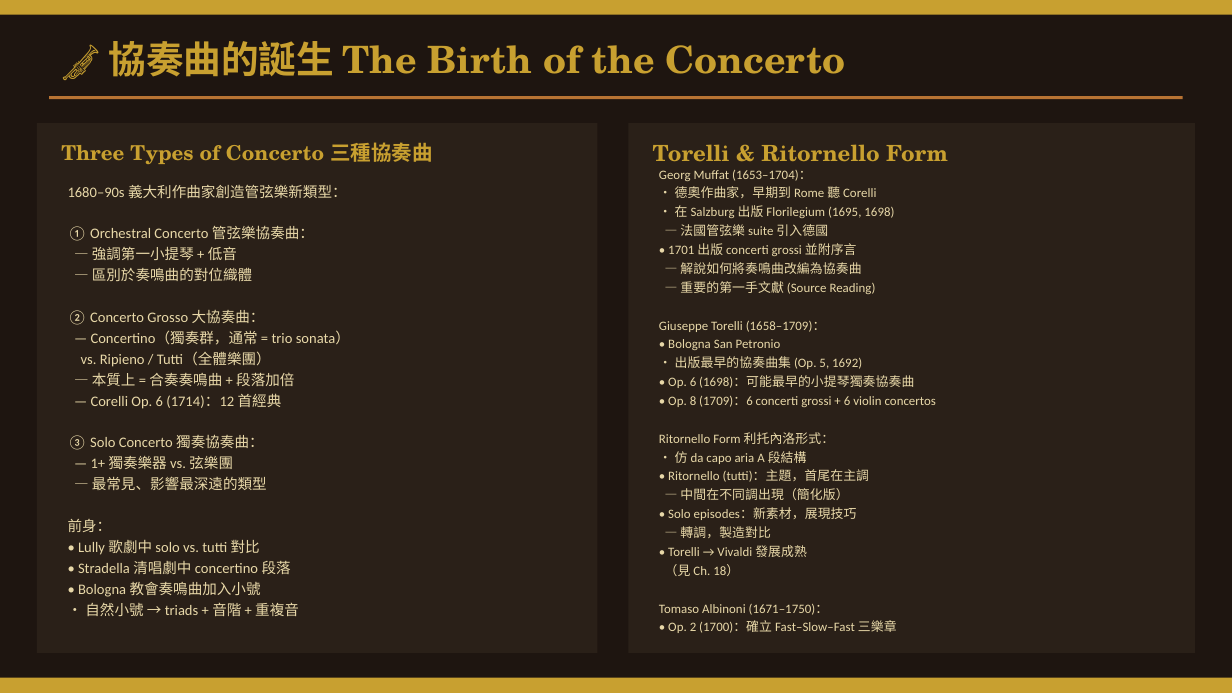
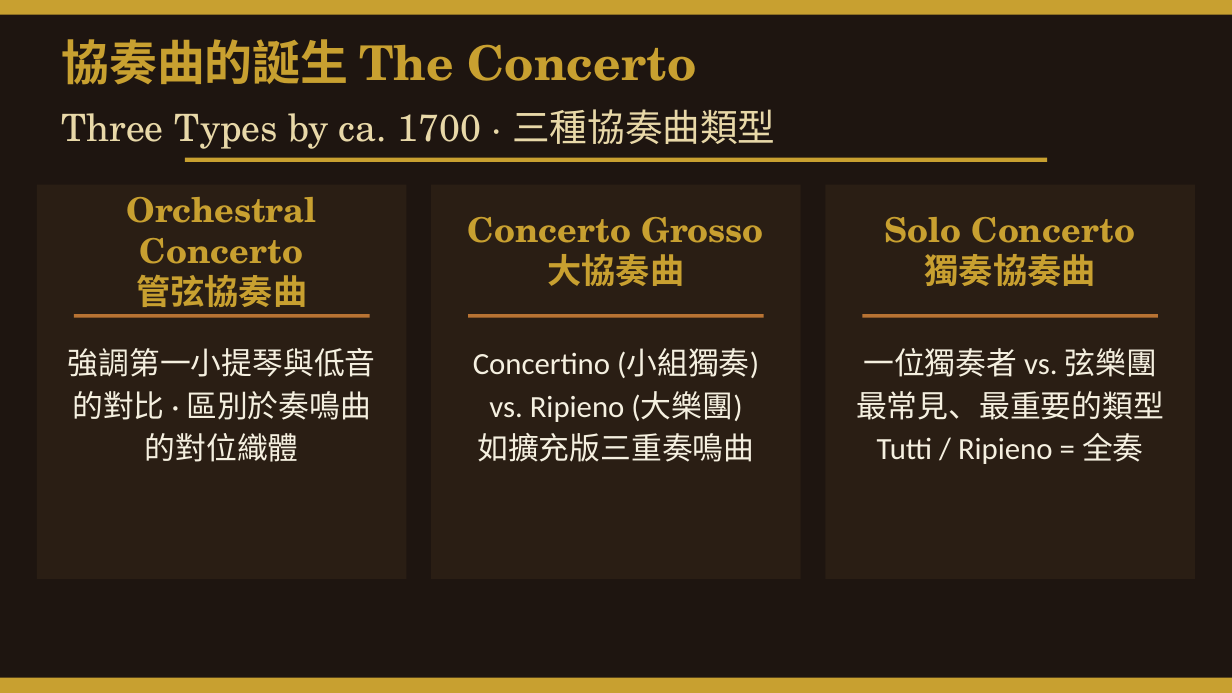
Before and after one commit to ccli-taipower/A_History_of_Western_Music, a slide deck: slide 15 of Ch17_Italy_Germany.pptx (slide 6 before the commit). Drawn at 1232x693 pixels with LibreOffice and Linux fonts; fonts in the diff are those of the drawing. Boxes give left, top, right and bottom in pixels: in the first picture for what was removed or moved away, otherwise in the second. Text is boxed around its words. In the diff, an @@ line names an element or a change of style, - is before the commit and + after.

```diff
--- a/Ch17_Italy_Germany.pptx
+++ b/Ch17_Italy_Germany.pptx
@@ text at (61, 39, 697, 85): text changed; size 22 to 28 pt @@
-🎺 協奏曲的誕生 The Birth of the Concerto
+協奏曲的誕生 The Concerto
@@ text at (61, 109, 775, 149): text changed; size 12 to 22 pt; text colour #C8A030 to #E8D8A8; bold off @@
-Three Types of Concerto 三種協奏曲
+Three Types by ca. 1700 · 三種協奏曲類型
@@ text removed at (653, 144, 948, 162) @@
-Torelli & Ritornello Form
@@ rectangle: place and size @@
-rectangle at (49, 96, 1183, 100)
+rectangle at (185, 158, 1047, 163)
@@ rectangle at (185, 158, 1047, 163): fill #B87333 to #C8A030 @@
@@ text removed at (659, 170, 936, 633) @@
-Georg Muffat (1653–1704)：
-• 德奧作曲家，早期到 Rome 聽 Corelli
-• 在 Salzburg 出版 Florilegium (1695, 1698)
-— 法國管弦樂 suite 引入德國
-• 1701 出版 concerti grossi 並附序言
-— 解說如何將奏鳴曲改編為協奏曲
-— 重要的第一手文獻 (Source Reading)
-Giuseppe Torelli (1658–1709)：
-• Bologna San Petronio
-• 出版最早的協奏曲集 (Op. 5, 1692)
-• Op. 6 (1698)：可能最早的小提琴獨奏協奏曲
-• Op. 8 (1709)：6 concerti grossi + 6 violin concertos
-Ritornello Form 利托內洛形式：
-• 仿 da capo aria A 段結構
-• Ritornello (tutti)：主題，首尾在主調
-— 中間在不同調出現（簡化版）
-• Solo episodes：新素材，展現技巧
-— 轉調，製造對比
-• Torelli → Vivaldi 發展成熟
-（見 Ch. 18）
-Tomaso Albinoni (1671–1750)：
-• Op. 2 (1700)：確立 Fast–Slow–Fast 三樂章
@@ rectangle: place and size @@
-rectangle at (37, 123, 598, 653)
+rectangle at (37, 185, 407, 579)
@@ rectangle at (37, 185, 407, 579): fill #2A2018 to #2A1E14 @@
@@ text at (127, 197, 317, 307): text changed; size 8.5 to 20 pt; font Calibri to TeX Gyre Schola; text colour #E8D8A8 to #C8A030; bold on @@
-1680–90s 義大利作曲家創造管弦樂新類型：
-① Orchestral Concerto 管弦樂協奏曲：
-— 強調第一小提琴 + 低音
-— 區別於奏鳴曲的對位織體
-② Concerto Grosso 大協奏曲：
-— Concertino（獨奏群，通常 = trio sonata）
-vs. Ripieno / Tutti（全體樂團）
-— 本質上 = 合奏奏鳴曲 + 段落加倍
-— Corelli Op. 6 (1714)：12 首經典
-③ Solo Concerto 獨奏協奏曲：
-— 1+ 獨奏樂器 vs. 弦樂團
-— 最常見、影響最深遠的類型
-前身：
-• Lully 歌劇中 solo vs. tutti 對比
-• Stradella 清唱劇中 concertino 段落
-• Bologna 教會奏鳴曲加入小號
-• 自然小號 → triads + 音階 + 重複音
+Orchestral Concerto
+管弦協奏曲
@@ rectangle added at (431, 185, 801, 579), fill #2A1E14 @@
@@ rectangle added at (825, 185, 1195, 579), fill #2A1E14 @@
@@ text added at (468, 217, 763, 286), 20 pt, text #C8A030, bold @@
+Concerto Grosso
+大協奏曲
@@ text added at (885, 217, 1135, 286), 20 pt, text #C8A030, bold @@
+Solo Concerto
+獨奏協奏曲
@@ rectangle: place and size @@
-rectangle at (628, 123, 1195, 653)
+rectangle at (74, 314, 370, 318)
@@ rectangle at (74, 314, 370, 318): fill #2A2018 to #B87333 @@
@@ rectangle added at (468, 314, 764, 318), fill #B87333 @@
@@ rectangle added at (862, 314, 1158, 318), fill #B87333 @@
@@ text added at (68, 348, 376, 462), 18 pt, text #F5F0E0 @@
+強調第一小提琴與低音
+的對比 · 區別於奏鳴曲
+的對位織體
@@ text added at (473, 349, 759, 462), 18 pt, text #F5F0E0 @@
+Concertino (小組獨奏)
+vs. Ripieno (大樂團)
+如擴充版三重奏鳴曲
@@ text added at (856, 348, 1164, 464), 18 pt, text #F5F0E0 @@
+一位獨奏者 vs. 弦樂團
+最常見、最重要的類型
+Tutti / Ripieno = 全奏
```
Also in this commit, not shown: 2 other slides changed, 25 slides added, 6 slides removed, 37 other files.
